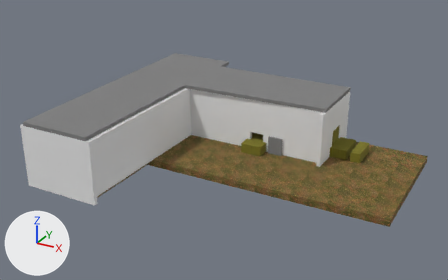
One commit to the OBJ model GameData/maps/demo.obj: the scene before it, then after it.
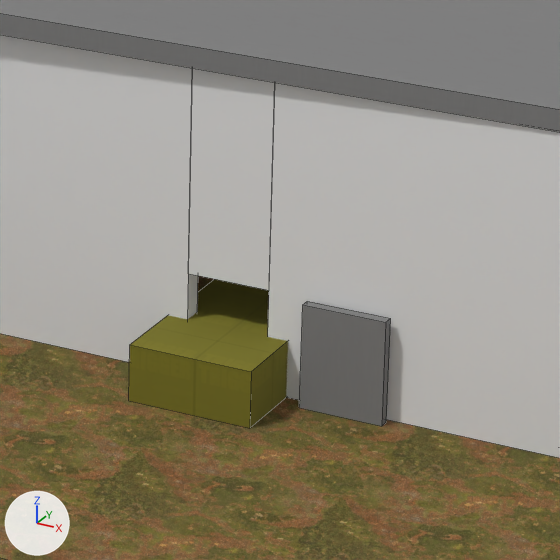
There are two pictures of each version: one from a camera (50 mm lens) standing at (1537.0, -1914.0, 1184.0) and looking at (294.0, 346.0, 54.0), one close up on the part from 49% to 69% of the width and 32% to 63% of the height. Lighting does not change. The marker at lower left points along +X, +Y and +Z. The close-ups show mesh edges as thin lines. Where no turn or scale is listed for an object, it has been applied to the vertices.

In view in the first close-up: 'entity0_brush10', 'entity0_brush5', 'entity0_brush7', 'entity0_brush8', 'entity0_brush9', 'entity11_brush0', 'entity5_brush0'.
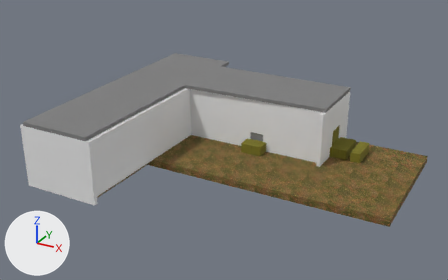
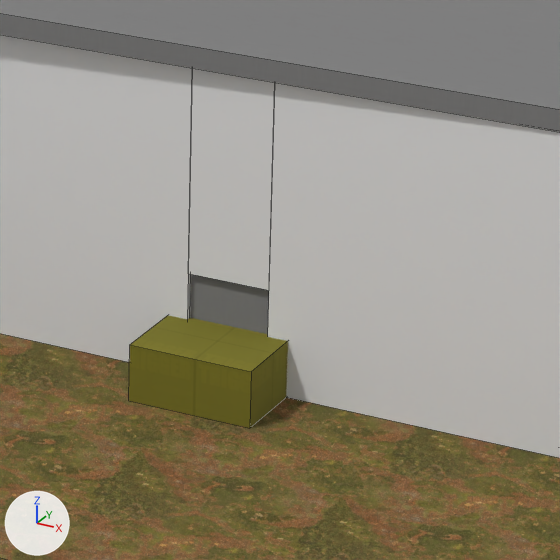
Edits to the bpy script that builds the scene:
```text
Change me_entity5_brush0:
    where me_entity5_brush0.from_pydata(...)  # 8 vertices, 6 faces; spans x 480.0..544.0, y 420.0..428.0, z 0.0..80.0
    used by ob_entity5_brush0; location = (0.0, 0.0, 0.0)
    me_entity5_brush0 part 1: the whole mesh is moved by (-96.0, 16.0, 0.0)
```

Where the change shows, as pixel boxes [x1, y1, x2, y2] in the close-ups (560 x 560 px):
'entity5_brush0', mesh moved
    before: [299, 301, 391, 426]
    after: [190, 274, 269, 334]
